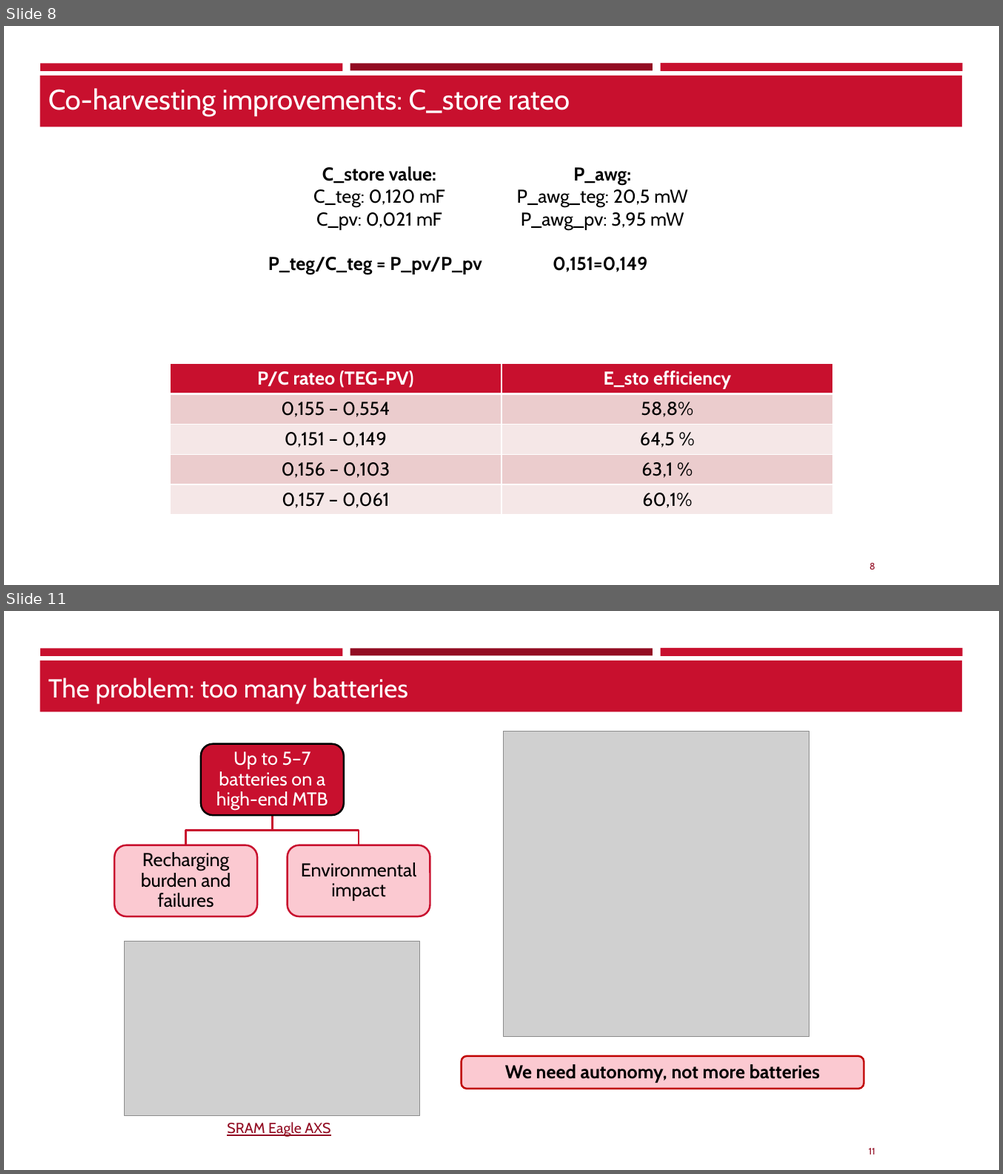
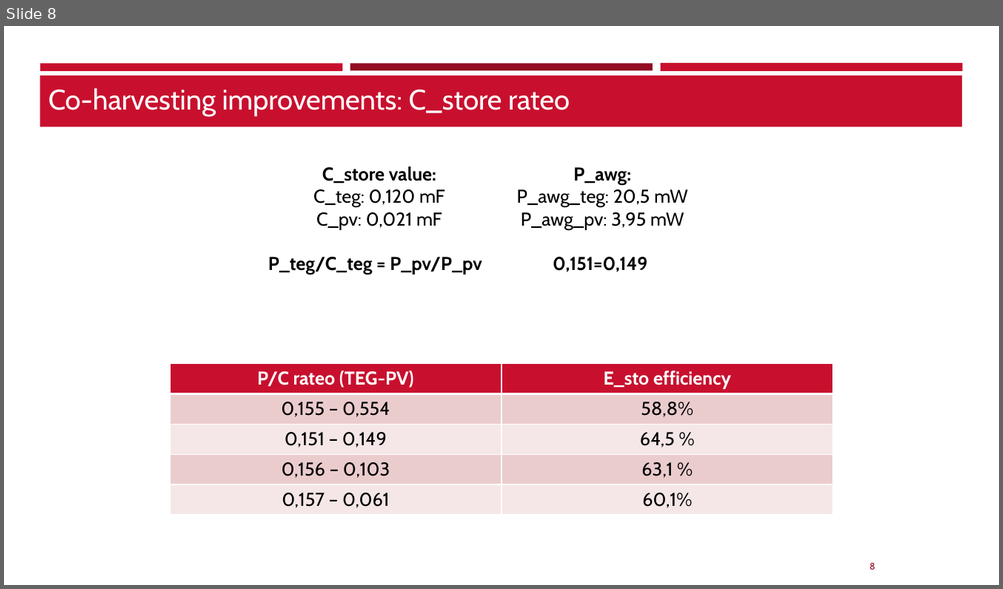
Before and after one commit to TheBepps/RideSyncEmbedded, a slide deck: Presentation/Final_results.pptx. Shown one above the other, each under a label of ours: slides 8 and 11 before the commit, slide 8 after it; the slides between them are not shown. The pictures are 1003x1174 and 1003x589 pixels, drawn with LibreOffice and Linux fonts; fonts in the diff are those of the drawing; grey boxes stand for pictures; background and template pictures are left out. Boxes give left, top, right and bottom in pixels: in the first picture for what was removed or moved away, otherwise in the second. Text is boxed around its words. In the diff, an @@ line names an element or a change of style, - is before the commit and + after.

```diff
--- a/Presentation/Final_results.pptx
+++ b/Presentation/Final_results.pptx
@@ slide 11 removed at [4,611,999,1170], background #FFFFFF; not listed: 5 template elements that a slide beside it also shows @@
@@ title removed at [48,678,408,703] @@
-The problem: too many batteries
@@ picture removed at [504,731,809,1037] @@
@@ group removed at [114,743,430,917]: 3 rounded rectangles, 3 texts, 2 freeform shapes @@
-Up to 5–7 batteries on a high-end MTB
-Recharging burden and failures
-Environmental impact
@@ picture removed at [125,942,421,1116] @@
@@ rounded rectangle removed at [461,1056,865,1089] @@
@@ text removed at [505,1065,819,1083] @@
-We need autonomy, not more batteries
@@ text removed at [227,1122,330,1137] @@
-SRAM Eagle AXS
```
Also in this commit, not shown: 2 slides changed, 2 slides added, 13 other slides removed, 7 other files.
